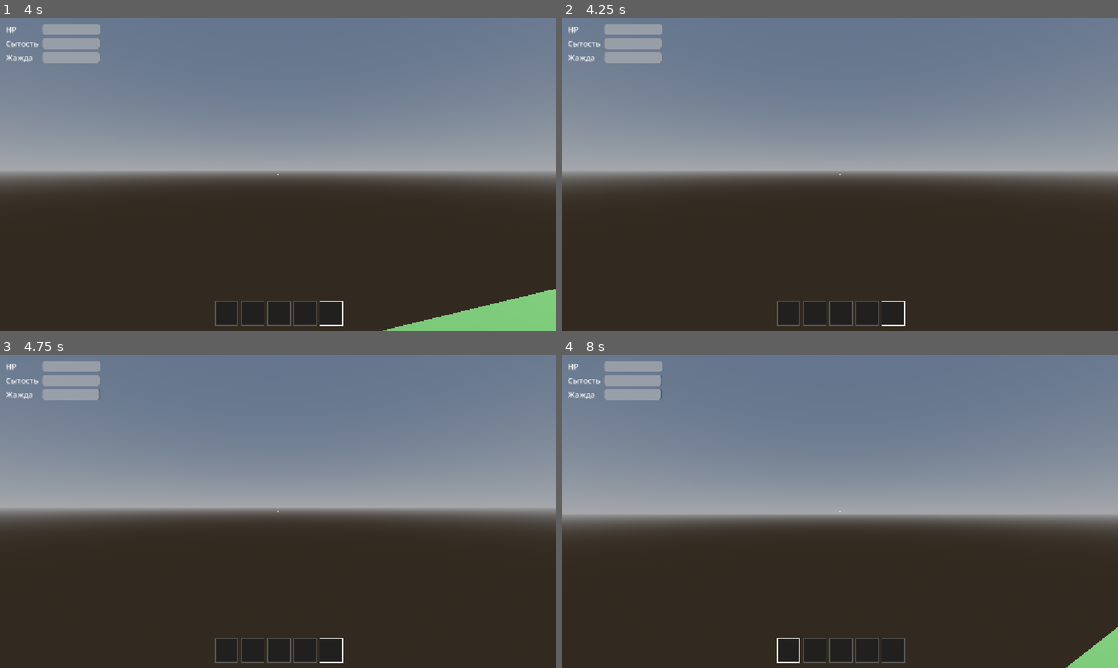
Above: before the commit, frames 1-4 (two rows, left to right).
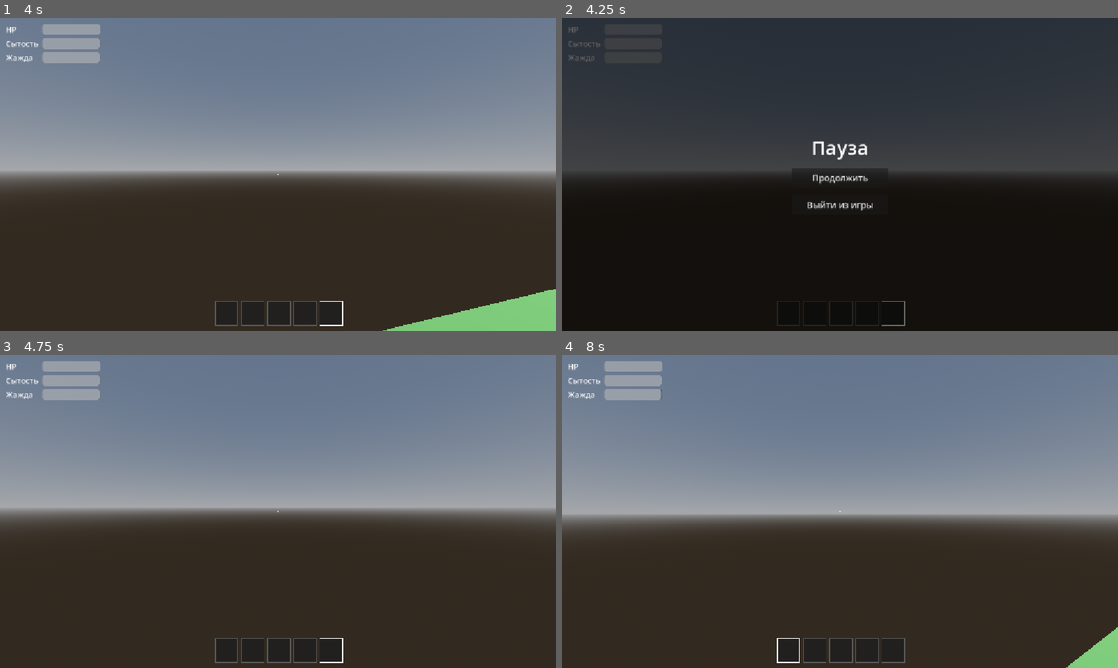
Above: after the commit, the same moments.

Repository: goverfar-tech/govno-igra
Game: Godot game, scene res://scenes/main/game.tscn
Same seed, same stepped clock (60 frames per second), same inputs: the game is played once before the commit and once after it. Before the commit the project starts from res://scenes/world/world_prototype.tscn.
Inputs (mouse positions are in pixels of both pictures, inside the frame that each line leads up to):
- Up to frame 1 (4 s): tap Enter (ui_accept) at 0.5 s; move the mouse to (305, 174) at 0.52 s; hold Ctrl (crouch) 0.53-1.28 s; hold W (move_forward) from 0.53 s (still down); click (305, 174) at 0.67 s; tap Space (jump) at 0.77, 1.52, 3.02, 3.77 s; move the mouse to (250, 174) at 1.27 s; tap E (interact) at 1.35 s; click (250, 174) at 1.42 s; move the mouse to (289, 168) at 2.02 s; hold Shift (sprint) 2.03-2.78 s; click (289, 168) at 2.17 s; move the mouse to (272, 180) at 2.77 s; tap 1 at 2.85 s; click (272, 180) at 2.92 s; move the mouse to (316, 177) at 3.52 s; tap 5 at 3.6 s; click (316, 177) at 3.67 s
- Up to frame 2 (4.25 s): keep holding W (move_forward); tap Escape (ui_cancel) at 4.15 s
- Up to frame 3 (4.75 s): release W (move_forward) at 4.25 s; click (278, 514) at 4.25 s, where only the run after the commit has a clickable "Продолжить"
- Up to frame 4 (8 s): tap Enter (ui_accept) every 0.75 s from 5 to 7.25 s; move the mouse to (795, 508) at 5.02 s; hold W (move_forward) 5.03-6.53 s; tap Ctrl (crouch) at 5.1 s; click (795, 508) at 5.17 s; tap Space (jump) at 5.27, 6.77, 7.52 s; move the mouse to (845, 511) at 5.77 s; tap E (interact) at 5.85 s; click (845, 511) at 5.92 s; move the mouse to (817, 505) at 6.52 s; hold D (move_right) 6.53-7.28 s; tap Shift (sprint) at 6.6 s; click (817, 505) at 6.67 s; move the mouse to (867, 511) at 7.27 s; hold W (move_forward) from 7.28 s (still down); tap 1 at 7.35 s; click (867, 511) at 7.42 s

Frame 1 is identical in both runs. In frame 2, 98% of the frame differs, in the area x 0-100%, y 0-100%; in frame 3, less than 0.1%; in frame 4, less than 0.1%.

Commit message:
feat(game): vertical prototype assembled — game.tscn main scene, pause menu (Esc), player/HUD moved out of world

Diff:
--- a/project.godot
+++ b/project.godot
@@ -11,7 +11,7 @@
 [application]
 
 config/name="survival"
-run/main_scene="res://scenes/world/world_prototype.tscn"
+run/main_scene="res://scenes/main/game.tscn"
 config/features=PackedStringArray("4.7", "GL Compatibility")
 config/icon="res://icon.svg"
 
--- /dev/null
+++ b/scenes/main/game.tscn
@@ -0,0 +1,18 @@
+[gd_scene load_steps=5 format=3]
+
+[ext_resource type="Script" path="res://scripts/main/game.gd" id="1_game"]
+
+[ext_resource type="PackedScene" path="res://scenes/world/world_prototype.tscn" id="2_world"]
+
+[ext_resource type="PackedScene" path="res://scenes/player/player.tscn" id="3_player"]
+
+[ext_resource type="PackedScene" path="res://scenes/ui/hud.tscn" id="4_hud"]
+
+[node name="Game" type="Node"]
+script = ExtResource("1_game")
+
+[node name="WorldPrototype" parent="." instance=ExtResource("2_world")]
+
+[node name="Player" parent="." instance=ExtResource("3_player")]
+
+[node name="HUD" parent="." instance=ExtResource("4_hud")]
--- a/scenes/ui/hud.tscn
+++ b/scenes/ui/hud.tscn
@@ -7,6 +7,8 @@
 [ext_resource type="PackedScene" path="res://scenes/ui/inventory_panel.tscn" id="3_panel"]
 
 [ext_resource type="PackedScene" path="res://scenes/ui/death_screen.tscn" id="4_death"]
+
+[ext_resource type="PackedScene" path="res://scenes/ui/pause_menu.tscn" id="5_pause"]
 
 [node name="HUD" type="CanvasLayer"]
 script = ExtResource("1_script")
@@ -123,3 +125,5 @@
 [node name="InventoryPanel" parent="." instance=ExtResource("3_panel")]
 
 [node name="DeathScreen" parent="." instance=ExtResource("4_death")]
+
+[node name="PauseMenu" parent="." instance=ExtResource("5_pause")]
--- /dev/null
+++ b/scenes/ui/pause_menu.tscn
@@ -0,0 +1,44 @@
+[gd_scene load_steps=2 format=3]
+
+[ext_resource type="Script" path="res://scripts/ui/pause_menu.gd" id="1_script"]
+
+[node name="PauseMenu" type="Control"]
+process_mode = 3
+visible = false
+anchors_preset = 15
+anchor_right = 1.0
+anchor_bottom = 1.0
+script = ExtResource("1_script")
+
+[node name="Dim" type="ColorRect" parent="."]
+anchors_preset = 15
+anchor_right = 1.0
+anchor_bottom = 1.0
+color = Color(0, 0, 0, 0.6)
+
+[node name="Center" type="CenterContainer" parent="."]
+anchors_preset = 15
+anchor_right = 1.0
+anchor_bottom = 1.0
+mouse_filter = 2
+
+[node name="VBox" type="VBoxContainer" parent="Center"]
+theme_override_constants/separation = 16
+alignment = 1
+
+[node name="Title" type="Label" parent="Center/VBox"]
+theme_override_font_sizes/font_size = 40
+text = "Пауза"
+horizontal_alignment = 1
+
+[node name="ResumeButton" type="Button" parent="Center/VBox"]
+custom_minimum_size = Vector2(200, 40)
+size_flags_horizontal = 4
+theme_override_font_sizes/font_size = 18
+text = "Продолжить"
+
+[node name="QuitButton" type="Button" parent="Center/VBox"]
+custom_minimum_size = Vector2(200, 40)
+size_flags_horizontal = 4
+theme_override_font_sizes/font_size = 18
+text = "Выйти из игры"
--- a/scenes/world/world_prototype.tscn
+++ b/scenes/world/world_prototype.tscn
@@ -1,10 +1,6 @@
-[gd_scene load_steps=20 format=3]
-
-[ext_resource type="PackedScene" path="res://scenes/player/player.tscn" id="1_player"]
+[gd_scene load_steps=18 format=3]
 
 [ext_resource type="PackedScene" path="res://scenes/interaction/pickup_item.tscn" id="2_pickup"]
-
-[ext_resource type="PackedScene" path="res://scenes/ui/hud.tscn" id="3_hud"]
 
 [ext_resource type="PackedScene" path="res://scenes/interaction/resource_node_tree.tscn" id="4_rtree"]
 
@@ -409,9 +405,6 @@
 [node name="PlayerSpawn" type="Marker3D" parent="."]
 transform = Transform3D(-1, 0, 0, 0, 1, 0, 0, 0, -1, 0, 0.2, 14)
 
-[node name="Player" parent="." instance=ExtResource("1_player")]
-transform = Transform3D(-1, 0, 0, 0, 1, 0, 0, 0, -1, 0, 0.2, 14)
-
 [node name="Pickups" type="Node3D" parent="."]
 
 [node name="Pickup1" parent="Pickups" instance=ExtResource("2_pickup")]
@@ -441,5 +434,3 @@
 
 [node name="ResourceRock" parent="ResourceNodes" instance=ExtResource("5_rrock")]
 transform = Transform3D(0.985, 0, 0.174, 0, 1, 0, -0.174, 0, 0.985, 20, 0.2, 4)
-
-[node name="HUD" parent="." instance=ExtResource("3_hud")]
--- /dev/null
+++ b/scripts/main/game.gd
@@ -0,0 +1,12 @@
+class_name Game
+extends Node
+## Корневая сцена игры: World + Player + HUD.
+## Ставит игрока на точку спауна из мира.
+
+
+func _ready() -> void:
+	var world := $WorldPrototype
+	var player := $Player
+	var spawn := world.get_node_or_null("PlayerSpawn") as Node3D
+	if spawn != null:
+		player.global_transform = spawn.global_transform
--- a/scripts/player/player.gd
+++ b/scripts/player/player.gd
@@ -48,9 +48,7 @@
 		head.rotation.x = _pitch
 		return
 	if event.is_action_pressed("ui_cancel"):
-		if panel_open:
-			return  # панель закроется сама в своём обработчике
-		Input.mouse_mode = Input.MOUSE_MODE_VISIBLE
+		return  # Esc обрабатывает меню паузы / панель инвентаря
 	elif event is InputEventMouseButton and event.pressed and not panel_open \
 			and Input.mouse_mode == Input.MOUSE_MODE_VISIBLE:
 		Input.mouse_mode = Input.MOUSE_MODE_CAPTURED
--- /dev/null
+++ b/scripts/ui/pause_menu.gd
@@ -0,0 +1,31 @@
+class_name PauseMenu
+extends Control
+## Меню паузы: Esc открывает/закрывает. process_mode = ALWAYS —
+## работает, пока игра на паузе.
+
+
+func _ready() -> void:
+	visible = false
+	$Center/VBox/ResumeButton.pressed.connect(close)
+	$Center/VBox/QuitButton.pressed.connect(func() -> void: get_tree().quit())
+
+
+func _unhandled_input(event: InputEvent) -> void:
+	if event.is_action_pressed("ui_cancel"):
+		if visible:
+			close()
+		else:
+			open()
+		get_viewport().set_input_as_handled()
+
+
+func open() -> void:
+	visible = true
+	get_tree().paused = true
+	Input.mouse_mode = Input.MOUSE_MODE_VISIBLE
+
+
+func close() -> void:
+	visible = false
+	get_tree().paused = false
+	Input.mouse_mode = Input.MOUSE_MODE_CAPTURED
Not shown: 1 places in scenes/ui/hud.tscn that only renumber resources
Not shown, added: scripts/main/game.gd.uid
Not shown, added: scripts/ui/pause_menu.gd.uid
Not shown, changed: MEMORY.md
